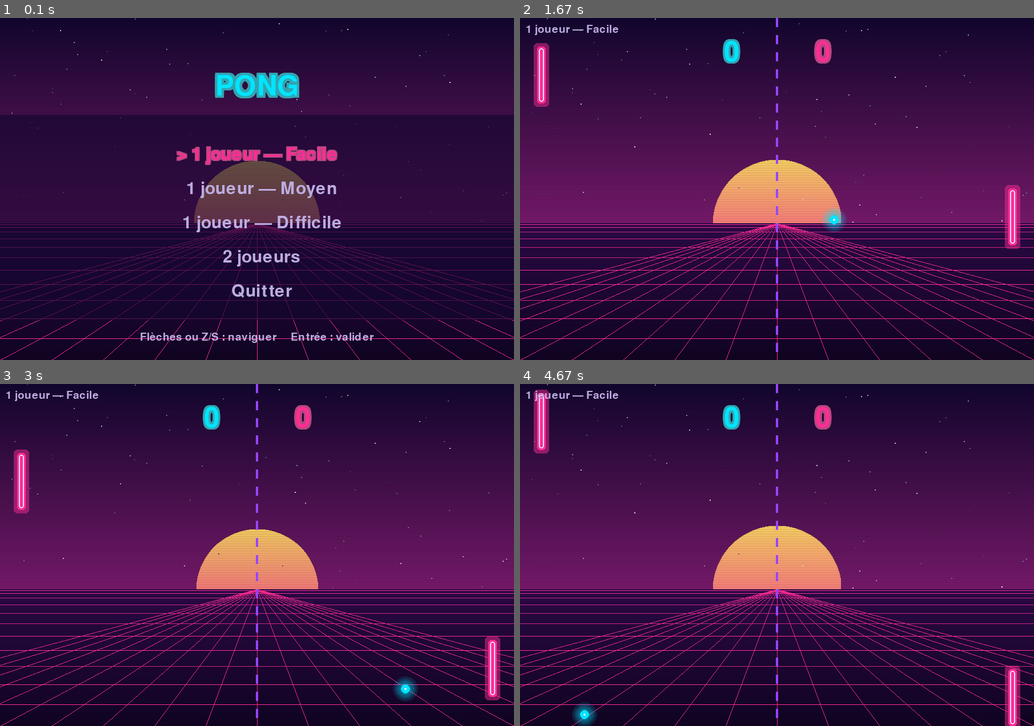
Above: before the commit, frames 1-4 (two rows, left to right).
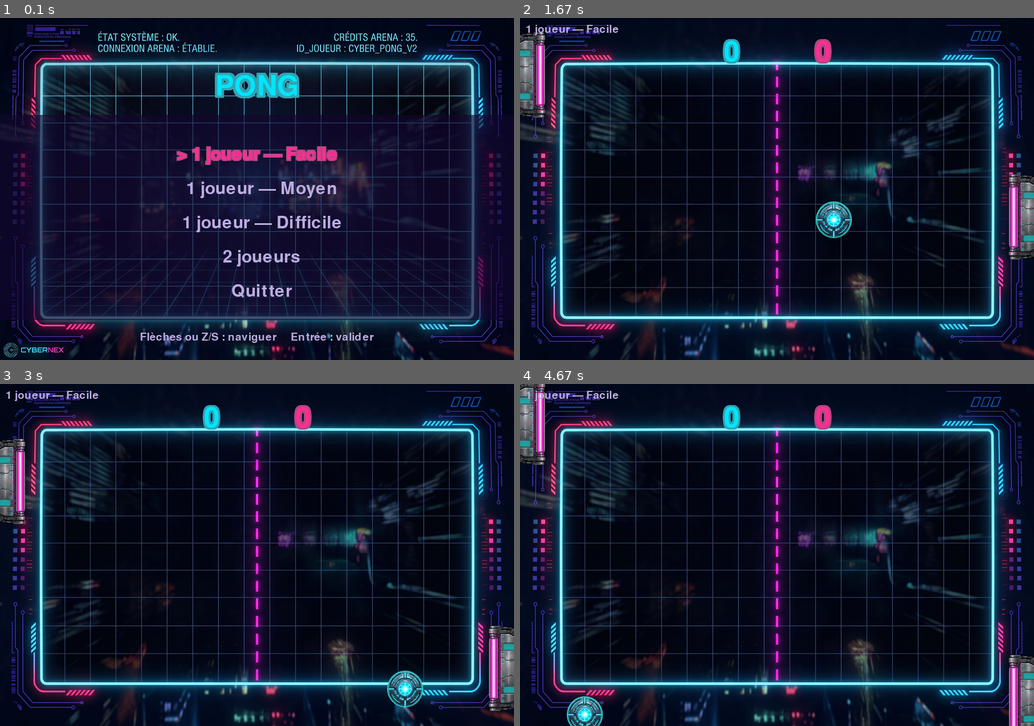
Above: after the commit, the same moments.

Repository: Lamizana/Pong
Game: pygame game, started from main.py
Two runs of this game, one before a commit and one after it. Both use one fixed random seed, a clock stepped at 60 frames per second and the inputs below.
Inputs:
- Up to frame 1 (0.1 s): no input
- Up to frame 2 (1.67 s): tap Enter at 0.33 s; hold W 0.67-1.13 s; hold S 1.17-1.47 s; tap Z at 1.23, 1.57 s; hold W from 1.5 s (still down)
- Up to frame 3 (3 s): release W at 1.87 s; hold S 1.9-2.27 s; tap Z at 1.97, 2.37, 2.7 s; hold W 2.3-2.6 s; hold S 2.63-2.93 s; hold W from 2.97 s (still down)
- Up to frame 4 (4.67 s): tap Z at 3.03, 3.43, 3.83, 4.17, 4.5 s; release W at 3.33 s; hold S 3.37-3.73 s; hold W 3.77-4.07 s; hold S 4.1-4.4 s; hold W from 4.43 s (still down)

The runs differ from the first frame. In frame 1, 50% of the frame differs, in the area x 0-100%, y 0-100%; in frame 2, 80%; in frame 3, 81%; in frame 4, 81%.

Commit message:
feat(theme): cable les scenes sur les images (fond, raquettes, balle)

Diff:
--- a/pong/app.py
+++ b/pong/app.py
@@ -3,10 +3,10 @@
 import pygame
 
 from . import settings
+from .resources import AssetStore
 from .scenes.game import GameScene
 from .scenes.menu import MenuScene
 from .sound import SoundManager
-from .synthwave import SynthwaveBackground
 
 
 class App:
@@ -26,8 +26,8 @@
         self.sound = SoundManager(enabled=sound_enabled)
         self.running = True
 
-        # Décor partagé par toutes les scènes (thème rétro synthwave).
-        self.background = SynthwaveBackground()
+        # Images partagées par toutes les scènes (thème cyberpunk).
+        self.assets = AssetStore()
 
         self.font_small = pygame.font.SysFont(None, 28)
         self.font_medium = pygame.font.SysFont(None, 44)
--- a/pong/scenes/game.py
+++ b/pong/scenes/game.py
@@ -131,25 +131,10 @@
     # --- Affichage ---
 
     def draw(self, surface):
-        self.app.background.draw(surface, pygame.time.get_ticks() / 1000.0)
-        self._draw_net(surface)
+        surface.blit(self.app.assets.background, (0, 0))
+        self._draw_paddles(surface)
+        self._draw_ball(surface)
         self._draw_scores(surface)
-
-        # Raquettes néon avec halo.
-        for paddle in (self.left_paddle, self.right_paddle):
-            synthwave.glow_rect(surface, paddle.rect, settings.NEON_PINK)
-            pygame.draw.rect(surface, settings.NEON_PINK, paddle.rect, border_radius=5)
-            pygame.draw.rect(surface, settings.TEXT_COLOR, paddle.rect.inflate(-6, -6),
-                             width=2, border_radius=4)
-
-        # Balle néon avec halo.
-        synthwave.glow_circle(surface, (self.ball.x, self.ball.y), self.ball.radius,
-                              settings.NEON_CYAN, spread=14)
-        pygame.draw.circle(surface, settings.NEON_CYAN,
-                           (int(self.ball.x), int(self.ball.y)), self.ball.radius)
-        pygame.draw.circle(surface, settings.TEXT_COLOR,
-                           (int(self.ball.x), int(self.ball.y)),
-                           max(2, self.ball.radius // 3))
 
         if self.serve_timer > 0:
             synthwave.glow_text(surface, self.app.font_medium, "Prêt !",
@@ -158,18 +143,26 @@
                                         settings.WINDOW_HEIGHT // 2 + 80))
         self._draw_mode_label(surface)
 
+    def _draw_paddles(self, surface):
+        """Blitte les sprites, zone de frappe alignée sur le bord intérieur."""
+        left = self.app.assets.paddle_left
+        right = self.app.assets.paddle_right
+        surface.blit(left, (self.left_paddle.rect.right - left.get_width(),
+                            self.left_paddle.center_y - left.get_height() // 2))
+        surface.blit(right, (self.right_paddle.rect.left,
+                             self.right_paddle.center_y - right.get_height() // 2))
+
+    def _draw_ball(self, surface):
+        ball = self.app.assets.ball
+        surface.blit(ball, (self.ball.x - ball.get_width() / 2,
+                            self.ball.y - ball.get_height() / 2))
+
     def _draw_scores(self, surface):
         center_x = settings.WINDOW_WIDTH // 2
         synthwave.glow_text(surface, self.app.font_large, str(self.score.left),
                             settings.NEON_CYAN, center=(center_x - 80, 60))
         synthwave.glow_text(surface, self.app.font_large, str(self.score.right),
                             settings.NEON_PINK, center=(center_x + 80, 60))
-
-    @staticmethod
-    def _draw_net(surface):
-        for y in range(0, settings.WINDOW_HEIGHT, 30):
-            pygame.draw.rect(surface, settings.NEON_PURPLE,
-                             (settings.WINDOW_WIDTH // 2 - 2, y, 4, 16))
 
     def _draw_mode_label(self, surface):
         if self.mode == "1p":
--- a/pong/scenes/gameover.py
+++ b/pong/scenes/gameover.py
@@ -22,7 +22,7 @@
             self.app.switch_scene("menu")
 
     def draw(self, surface):
-        self.app.background.draw(surface, pygame.time.get_ticks() / 1000.0)
+        surface.blit(self.app.assets.background, (0, 0))
         center_x = settings.WINDOW_WIDTH // 2
 
         # Panneau translucide derrière le texte.
--- a/pong/scenes/menu.py
+++ b/pong/scenes/menu.py
@@ -40,7 +40,7 @@
             self.app.switch_scene(scene_name, **kwargs)
 
     def draw(self, surface):
-        self.app.background.draw(surface, pygame.time.get_ticks() / 1000.0)
+        surface.blit(self.app.assets.menu_background, (0, 0))
         center_x = settings.WINDOW_WIDTH // 2
 
         # Panneau translucide : améliore la lisibilité des options sur le décor.
--- a/tests/test_game_scene.py
+++ b/tests/test_game_scene.py
@@ -73,3 +73,22 @@
 
     assert game.right_paddle.y < start
     pygame.quit()
+
+
+def test_app_exposes_asset_store():
+    from pong.resources import AssetStore
+
+    app = App(sound_enabled=False)
+    assert isinstance(app.assets, AssetStore)
+    pygame.quit()
+
+
+def test_game_draw_blits_background_image():
+    app = App(sound_enabled=False)
+    app.switch_scene("game", mode="2p")
+    app.scene.serve_timer = 0.0
+    app.scene.draw(app.screen)
+
+    # Coin bas-gauche : seulement le fond, hors raquettes/balle/HUD.
+    assert app.screen.get_at((10, 590))[:3] == app.assets.background.get_at((10, 590))[:3]
+    pygame.quit()
